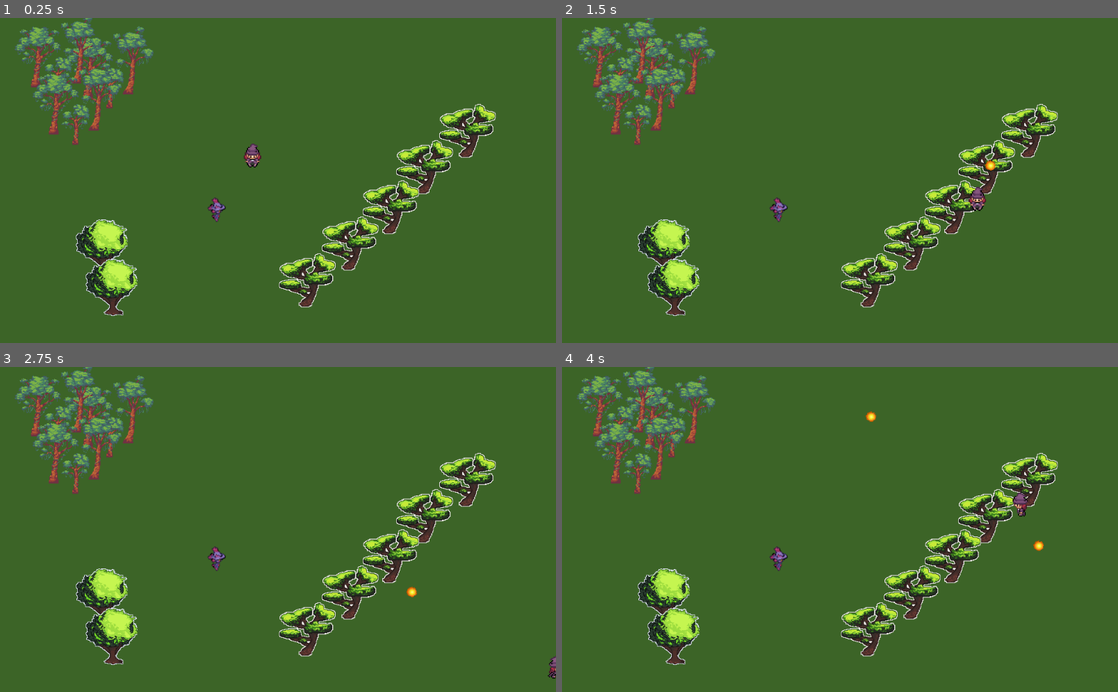
Above: before the commit, frames 1-4 (two rows, left to right).
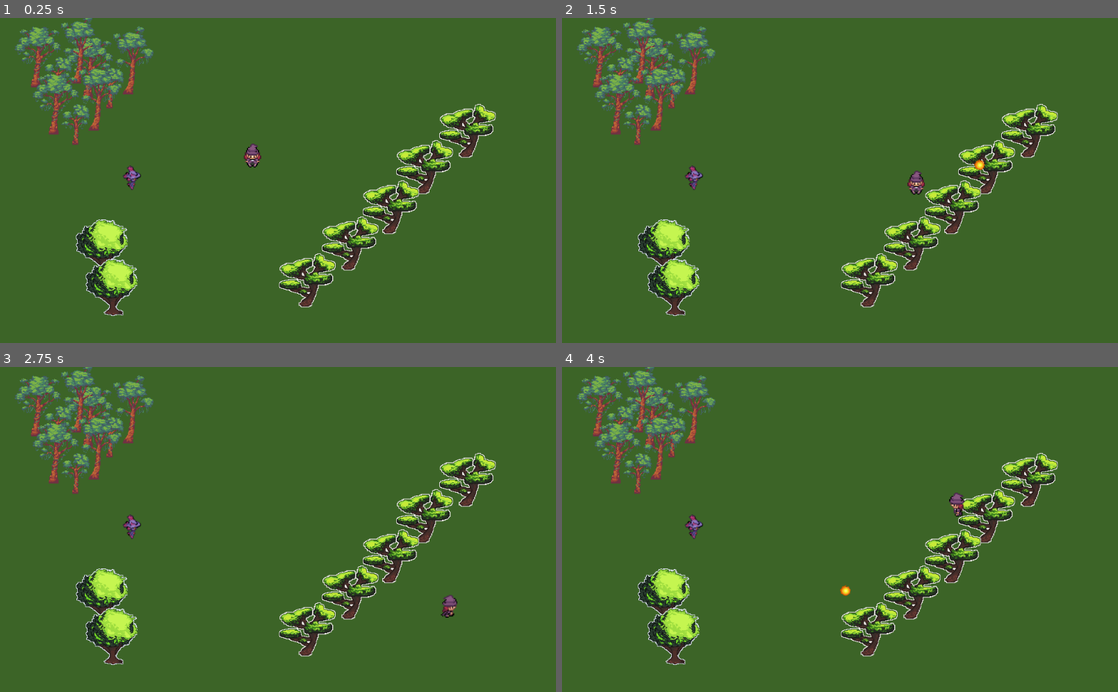
Above: after the commit, the same moments.

Repository: ann-rod/wizard_of_the_land
Game: Godot game, scene res://Main.tscn
Same seed, same stepped clock (60 frames per second), same inputs: the game is played once before the commit and once after it.
Inputs (mouse positions are in pixels of both pictures, inside the frame that each line leads up to):
- Up to frame 1 (0.25 s): no input
- Up to frame 2 (1.5 s): tap Enter at 0.5 s; move the mouse to (962, 164) at 0.52 s; hold Right (move_right) 0.53-1.28 s; click (962, 164) at 0.6 s; move the mouse to (728, 196) at 1.27 s; hold Down (move_down) from 1.28 s (still down); click (728, 196) at 1.35 s
- Up to frame 3 (2.75 s): move the mouse to (333, 458) at 2.02 s; release Down (move_down) at 2.03 s; hold Right (move_right) from 2.03 s (still down); click (333, 458) at 2.1 s
- Up to frame 4 (4 s): move the mouse to (812, 594) at 2.77 s; release Right (move_right) at 2.78 s; hold W (move_up) 2.78-3.53 s; click (812, 594) at 2.85 s; move the mouse to (1006, 578) at 3.52 s; hold Left (move_left) from 3.53 s (still down); click (1006, 578) at 3.6 s

The runs differ from the first frame. In frame 1, 0.2% of the frame differs, in the area x 22-41%, y 45-63%; in frame 2, 0.7%, in the area x 22-78%, y 43-63%; in frame 3, 0.5%; in frame 4, 0.7%.

Commit message:
added mob shooting AI and spell damage to player/mobs

Diff:
--- a/Main.gd
+++ b/Main.gd
@@ -2,7 +2,7 @@
 
 onready var spell_manager = $SpellManager
 onready var player = $Player
-#onready var map = $Map
+onready var map = $Map
 onready var mob = $Mob
 
 
@@ -12,8 +12,16 @@
 
 
 func game_over():
+	print("game over!")
+	player.hide() # hide player
+	player.collision_shape.set_deferred("disabled", true) # disable collisions
+	player.disconnect("player_cast_spell", spell_manager, "handle_spell_spawned")
 	$OverworldTheme.stop()
 
 #func new_game():
 #	#$Player.start($PlayerStartPosition.position)
 #	$OverworldTheme.play()
+
+
+func _on_Player_player_hp_zero():
+	game_over()
--- a/Main.tscn
+++ b/Main.tscn
@@ -21,7 +21,7 @@
 remote_path = NodePath("../../Camera2D")
 
 [node name="Mob" parent="." instance=ExtResource( 6 )]
-position = Vector2( 399, 354 )
+position = Vector2( 243, 295 )
 scale = Vector2( 1.5, 1.5 )
 
 [node name="SpellManager" type="Node2D" parent="."]
@@ -42,4 +42,6 @@
 [node name="OverworldTheme" type="AudioStreamPlayer2D" parent="."]
 stream = ExtResource( 1 )
 
+[connection signal="player_hp_zero" from="Player" to="." method="_on_Player_player_hp_zero"]
 [connection signal="area_entered" from="Mob" to="Mob" method="handle_hit"]
+[connection signal="mob_cast_spell" from="Mob" to="SpellManager" method="_on_Mob_mob_cast_spell"]
--- a/characters/Player.gd
+++ b/characters/Player.gd
@@ -5,11 +5,12 @@
 signal player_cast_spell(spell, pos, dir)
 
 var PLAYER_HP = 3
-export var speed = 400
+export var speed = 250
 var screen_size
 var player_dir = Vector2(0, -1) # player dir defaults to up
 
 export (PackedScene) var Spell
+onready var collision_shape = $CollisionShape2D
 onready var attack_cooldown = $AttackCooldown
 onready var spell_origin_up = $SpellOriginUp
 onready var spell_origin_down = $SpellOriginDown
@@ -18,7 +19,7 @@
 
 func _ready():
 	screen_size = get_viewport_rect().size
-	$CollisionShape2D.disabled = false # enable collisions
+	collision_shape.disabled = false # enable collisions
 
 func _process(delta):
 	var velocity = Vector2.ZERO
@@ -62,21 +63,15 @@
 
 func _on_Player_body_entered(_body):
 	emit_signal("hit")
+	#print("player was hit!")
 	handle_hit()
 
 func handle_hit():
 	PLAYER_HP -= 1
+	print("current player HP:", PLAYER_HP)
 
 	if(PLAYER_HP <= 0):
-		hide() # hide player
-		$CollisionShape2D.set_deferred("disabled", true) # disable collisions
 		emit_signal("player_hp_zero")
-
-# Shoot using space key
-#func _unhandled_input(event):
-#	if event.is_action_released("shoot"):
-#		shoot()
-#		print("player shot!")
 
 # Shoot using mouse
 func _input(event):
@@ -88,10 +83,11 @@
 		var spell_instance = preload("res://spells/Spell.tscn").instance()
 		var spell_origin = get_spell_origin()
 		var spell_dir = (get_global_mouse_position()-spell_origin).normalized()
-		emit_signal("player_cast_spell", spell_instance, spell_origin, spell_dir)
+		emit_signal("player_cast_spell", spell_instance, self, spell_origin, spell_dir)
 		attack_cooldown.start()
 
 func get_spell_origin():
+	# chooses a node as the spell's origin
 	if(player_dir.x > 0):
 		return spell_origin_right.global_position
 	elif(player_dir.x < 0):
--- a/characters/Player.tscn
+++ b/characters/Player.tscn
@@ -36,7 +36,7 @@
 radius = 16.0
 height = 14.0
 
-[node name="Player" type="Area2D"]
+[node name="Player" type="Area2D" groups=["player"]]
 script = ExtResource( 13 )
 
 [node name="AnimatedSprite" type="AnimatedSprite" parent="."]
@@ -46,14 +46,15 @@
 [node name="CollisionShape2D" type="CollisionShape2D" parent="."]
 shape = SubResource( 2 )
 
-[node name="AttackCooldown" type="Timer" parent="."]
+[node name="AttackCooldown" type="Timer" parent="." groups=["player"]]
+wait_time = 2.0
 one_shot = true
 
 [node name="SpellOriginUp" type="Position2D" parent="."]
 position = Vector2( 0, -33 )
 
 [node name="SpellOriginDown" type="Position2D" parent="."]
-position = Vector2( 0, 19 )
+position = Vector2( 0, 30 )
 
 [node name="SpellOriginRight" type="Position2D" parent="."]
 position = Vector2( 26, 8 )
--- /dev/null
+++ b/characters/enemies/AI.gd
@@ -0,0 +1,38 @@
+extends Node2D
+
+signal state_changed(new_state)
+signal attempt_to_shoot(target_pos)
+
+enum State {
+	PATROL,
+	ENGAGE
+}
+
+onready var player_detection_zone = $PlayerDetectionZone
+var current_state = State.PATROL setget set_state
+var player = null
+
+
+func _process(_delta):
+	match current_state:
+		State.PATROL:
+			pass
+		State.ENGAGE:
+			if(player != null):
+				emit_signal("attempt_to_shoot", player.global_position)
+			else:
+				print("in engage state but no weapon or player")
+		_:
+			print("Error: found state for enemy that should not exist.")
+
+func set_state(new_state: int):
+	if(new_state == current_state):
+		return
+	else:
+		current_state = new_state
+		emit_signal("state_changed", current_state)
+
+func _on_PlayerDetectionZone_area_entered(area):
+	if(area.is_in_group("player")):
+		set_state(State.ENGAGE)
+		player = area
--- a/characters/enemies/Mob.gd
+++ b/characters/enemies/Mob.gd
@@ -1,6 +1,14 @@
 extends Area2D
 #onready var player = $Player
+onready var ai = $AI
+onready var attack_cooldown = $MobAttackCooldown
+
+export (PackedScene) var Spell
+
 signal mob_killed
+signal mob_cast_spell(spell, pos, dir)
+
+var MOB_HP = 3
 
 # Called when the node enters the scene tree for the first time.
 func _ready():
@@ -10,6 +18,21 @@
 func _process(_delta):
 	pass
 
-func handle_hit(_body):
-	queue_free()
-	emit_signal("mob killed")
+func handle_hit():
+	MOB_HP -= 1
+	print("mob hp: ", MOB_HP)
+
+	# mob dies
+	if(MOB_HP <= 0):
+		print("mob killed!")
+		queue_free()
+		emit_signal("mob_killed")
+
+
+func _on_AI_attempt_to_shoot(target):
+	if(attack_cooldown.is_stopped()):
+		var spell_instance = preload("res://spells/Spell.tscn").instance()
+		var spell_origin = self.global_position
+		var spell_dir = (target-spell_origin).normalized()
+		emit_signal("mob_cast_spell", spell_instance, self, spell_origin, spell_dir)
+		attack_cooldown.start()
--- a/characters/enemies/Mob.tscn
+++ b/characters/enemies/Mob.tscn
@@ -7,6 +7,7 @@
 [ext_resource path="res://art/mob_sprites/mob_side_00.png" type="Texture" id=5]
 [ext_resource path="res://art/mob_sprites/mob_side_01.png" type="Texture" id=6]
 [ext_resource path="res://characters/enemies/Mob.gd" type="Script" id=7]
+[ext_resource path="res://characters/enemies/AI.gd" type="Script" id=8]
 
 [sub_resource type="SpriteFrames" id=1]
 animations = [ {
@@ -29,6 +30,9 @@
 [sub_resource type="CapsuleShape2D" id=2]
 height = 10.0
 
+[sub_resource type="CircleShape2D" id=3]
+radius = 95.0053
+
 [node name="Mob" type="Area2D"]
 script = ExtResource( 7 )
 
@@ -39,4 +43,19 @@
 [node name="CollisionShape2D" type="CollisionShape2D" parent="."]
 shape = SubResource( 2 )
 
+[node name="AI" type="Node2D" parent="."]
+script = ExtResource( 8 )
+
+[node name="PlayerDetectionZone" type="Area2D" parent="AI" groups=["enemies"]]
+
+[node name="CollisionShape2D" type="CollisionShape2D" parent="AI/PlayerDetectionZone"]
+shape = SubResource( 3 )
+
+[node name="MobAttackCooldown" type="Timer" parent="."]
+wait_time = 4.0
+one_shot = true
+
 [connection signal="body_entered" from="." to="." method="_on_Mob_body_entered"]
+[connection signal="attempt_to_shoot" from="AI" to="." method="_on_AI_attempt_to_shoot"]
+[connection signal="area_entered" from="AI/PlayerDetectionZone" to="AI" method="_on_PlayerDetectionZone_area_entered"]
+[connection signal="body_entered" from="AI/PlayerDetectionZone" to="AI" method="_on_PlayerDetectionZone_body_entered"]
--- a/spells/Spell.gd
+++ b/spells/Spell.gd
@@ -3,6 +3,7 @@
 export (int) var speed = 5
 onready var kill_timer = $KillTimer
 var direction = Vector2.ZERO
+var spellcaster = null # must be set so a spell cant hurt its caster
 
 func _ready():
 	kill_timer.start()
@@ -12,16 +13,22 @@
 		var velocity = direction*speed
 		global_position += velocity
 
-func set_direction(dir):
+func init_spell(spellcaster, dir):
+	self.spellcaster = spellcaster
 	self.direction = dir
 
 func _on_KillTimer_timeout():
+	# deletes spells that didn't hit a target
 	queue_free()
 
-#func _process(delta):
-#	pass
 
-func _on_Spell_body_entered(body):
-	if(body.has_method("handle_hit")):
-		body.handle_hit()
+# this is the function that handles hits for Player and Mob
+func _on_Spell_area_entered(area):
+	if(area != self.spellcaster and area.has_method("handle_hit")):
+		area.handle_hit()
 		queue_free()
+
+#func _on_Spell_body_entered(body):
+#	if(body.has_method("handle_hit")):
+#		body.handle_hit()
+#		queue_free()
--- a/spells/Spell.tscn
+++ b/spells/Spell.tscn
@@ -18,4 +18,6 @@
 [node name="KillTimer" type="Timer" parent="."]
 wait_time = 2.0
 
+[connection signal="area_entered" from="." to="." method="_on_Spell_area_entered"]
+[connection signal="area_exited" from="." to="." method="_on_Spell_area_exited"]
 [connection signal="body_entered" from="." to="." method="_on_Spell_body_entered"]
--- a/spells/SpellManager.gd
+++ b/spells/SpellManager.gd
@@ -1,14 +1,10 @@
 extends Node2D
 
-func handle_spell_spawned(spell, pos, dir):
+func handle_spell_spawned(spell, spellcaster, spell_origin, dir):
 	add_child(spell)
-	spell.global_position = pos
-	spell.set_direction(dir)
+	spell.global_position = spell_origin
+	spell.init_spell(spellcaster, dir)
 	$SpellSound.play()
 
-# Called when the node enters the scene tree for the first time.
-#func _ready():
-#	pass # Replace with function body.
-
-#func _process(delta):
-#	pass
+func _on_Mob_mob_cast_spell(spell, spellcaster, spell_origin, dir):
+	self.handle_spell_spawned(spell, spellcaster, spell_origin, dir)
Not shown: 1 places in characters/enemies/Mob.tscn that only renumber resources
